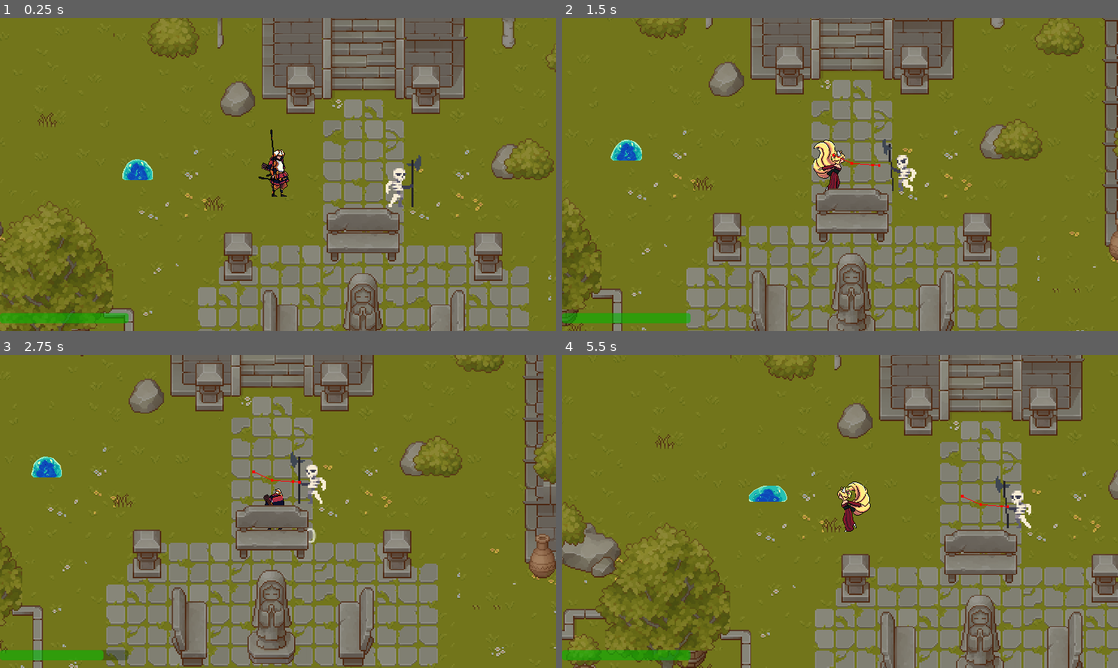
Above: before the commit, frames 1-4 (two rows, left to right).
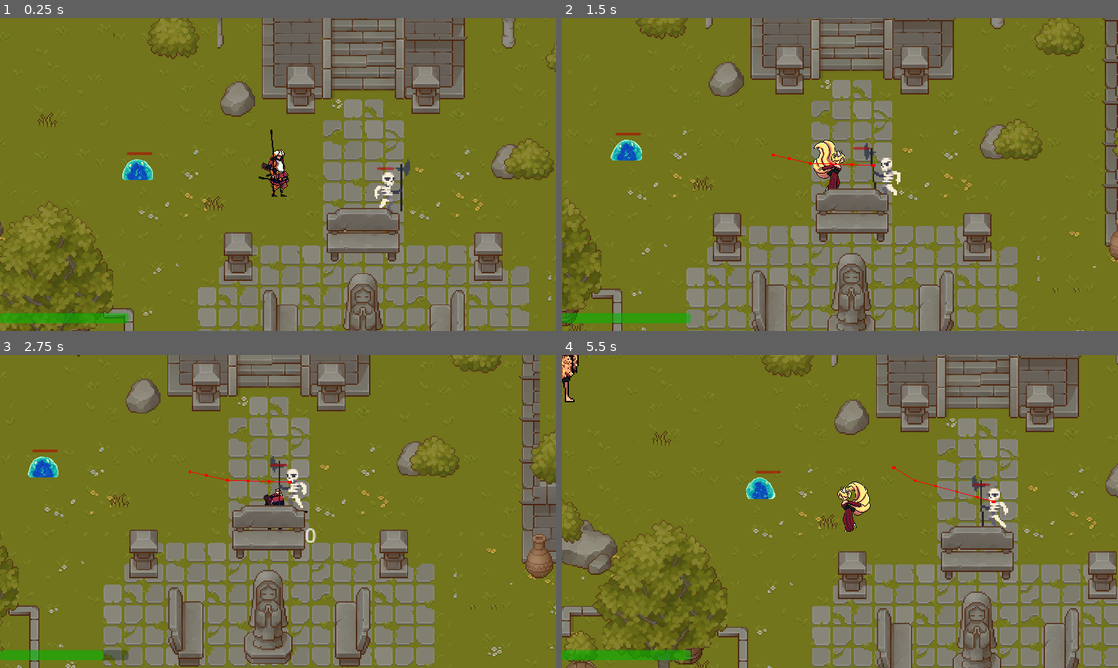
Above: after the commit, the same moments.

Repository: AugustanaCSC380January2024/final-game-jeager
Game: Godot game, scene res://scenes/levels/level_1.tscn
Same seed, same stepped clock (60 frames per second), same inputs: the game is played once before the commit and once after it.
Inputs:
- Up to frame 1 (0.25 s): no input
- Up to frame 2 (1.5 s): hold D (move right) 0.53-1.28 s; tap 1 (character 1 selected) at 0.6 s; tap 2 (character 2 selected) at 0.8, 1.35 s; hold S (move down) from 1.28 s (still down)
- Up to frame 3 (2.75 s): tap 3 (character 3 selected) at 1.55, 2.1 s; release S (move down) at 2.03 s; hold D (move right) from 2.03 s (still down); tap 1 (character 1 selected) at 2.3 s
- Up to frame 4 (5.5 s): release D (move right) at 2.78 s; hold W (move up) 2.78-3.53 s; tap 1 (character 1 selected) at 2.85, 4.55 s; tap 2 (character 2 selected) at 3.05, 3.6, 5.3 s; hold A (move left) 3.53-5.03 s; tap 3 (character 3 selected) at 3.8, 4.35 s; hold S (move down) from 5.03 s (still down); tap Space (normal attack) at 5.1 s

The runs differ from the first frame. In frame 1, 0.6% of the frame differs, in the area x 22-76%, y 42-62%; in frame 2, 0.8%; in frame 3, 15%; in frame 4, 22%, in the area x 0-100%, y 0-100%.

Commit message:
added health bar to enemies

Diff:
--- a/scenes/enemy/boss/yassop.tscn
+++ b/scenes/enemy/boss/yassop.tscn
@@ -1,5 +1,6 @@
-[gd_scene load_steps=67 format=3 uid="uid://dsyrshve25ask"]
-
+[gd_scene load_steps=76 format=3 uid="uid://dsyrshve25ask"]
+
+[ext_resource type="Script" path="res://scripts/enemy.gd" id="1_qxagm"]
 [ext_resource type="Texture2D" uid="uid://dkvpiitojftyl" path="res://assets/Skins/Boss skins/Yassop/Attack_1.png" id="1_vxqcn"]
 [ext_resource type="Texture2D" uid="uid://dfmuuxtwl6tqm" path="res://assets/Skins/Boss skins/Yassop/Attack_2.png" id="2_yq2f7"]
 [ext_resource type="Texture2D" uid="uid://71sr2rkpeqrn" path="res://assets/Skins/Boss skins/Yassop/Dart.png" id="3_ojxwh"]
@@ -10,6 +11,32 @@
 [ext_resource type="Texture2D" uid="uid://cs3ma2lga5ds5" path="res://assets/Skins/Boss skins/Yassop/Jump.png" id="8_a4cx6"]
 [ext_resource type="Texture2D" uid="uid://dm1oc1or538qf" path="res://assets/Skins/Boss skins/Yassop/Run.png" id="9_sgid3"]
 [ext_resource type="Texture2D" uid="uid://ctmbvsy4a0l5n" path="res://assets/Skins/Boss skins/Yassop/Shot.png" id="10_4x5bd"]
+[ext_resource type="PackedScene" uid="uid://7vc7f2i1a2k0" path="res://scenes/enemy/player_detection_area.tscn" id="11_ies3u"]
+[ext_resource type="PackedScene" uid="uid://uwslpr5x07yc" path="res://scenes/ui/health_bar.tscn" id="13_try08"]
+
+[sub_resource type="AtlasTexture" id="AtlasTexture_irnxu"]
+atlas = ExtResource("1_vxqcn")
+region = Rect2(0, 0, 96, 96)
+
+[sub_resource type="AtlasTexture" id="AtlasTexture_yxlrh"]
+atlas = ExtResource("1_vxqcn")
+region = Rect2(96, 0, 96, 96)
+
+[sub_resource type="AtlasTexture" id="AtlasTexture_tjdyy"]
+atlas = ExtResource("1_vxqcn")
+region = Rect2(192, 0, 96, 96)
+
+[sub_resource type="AtlasTexture" id="AtlasTexture_1xiku"]
+atlas = ExtResource("1_vxqcn")
+region = Rect2(288, 0, 96, 96)
+
+[sub_resource type="AtlasTexture" id="AtlasTexture_wh8d3"]
+atlas = ExtResource("1_vxqcn")
+region = Rect2(384, 0, 96, 96)
+
+[sub_resource type="AtlasTexture" id="AtlasTexture_1i0v0"]
+atlas = ExtResource("1_vxqcn")
+region = Rect2(480, 0, 96, 96)
 
 [sub_resource type="AtlasTexture" id="AtlasTexture_i6bek"]
 atlas = ExtResource("1_vxqcn")
@@ -175,6 +202,30 @@
 atlas = ExtResource("8_a4cx6")
 region = Rect2(672, 0, 96, 96)
 
+[sub_resource type="AtlasTexture" id="AtlasTexture_an2nk"]
+atlas = ExtResource("10_4x5bd")
+region = Rect2(0, 0, 96, 96)
+
+[sub_resource type="AtlasTexture" id="AtlasTexture_3ftoy"]
+atlas = ExtResource("10_4x5bd")
+region = Rect2(96, 0, 96, 96)
+
+[sub_resource type="AtlasTexture" id="AtlasTexture_tj7me"]
+atlas = ExtResource("10_4x5bd")
+region = Rect2(192, 0, 96, 96)
+
+[sub_resource type="AtlasTexture" id="AtlasTexture_mu8wo"]
+atlas = ExtResource("10_4x5bd")
+region = Rect2(288, 0, 96, 96)
+
+[sub_resource type="AtlasTexture" id="AtlasTexture_p17hh"]
+atlas = ExtResource("10_4x5bd")
+region = Rect2(384, 0, 96, 96)
+
+[sub_resource type="AtlasTexture" id="AtlasTexture_lxo3g"]
+atlas = ExtResource("10_4x5bd")
+region = Rect2(480, 0, 96, 96)
+
 [sub_resource type="AtlasTexture" id="AtlasTexture_rghcq"]
 atlas = ExtResource("9_sgid3")
 region = Rect2(0, 0, 96, 96)
@@ -199,34 +250,33 @@
 atlas = ExtResource("9_sgid3")
 region = Rect2(480, 0, 96, 96)
 
-[sub_resource type="AtlasTexture" id="AtlasTexture_an2nk"]
-atlas = ExtResource("10_4x5bd")
-region = Rect2(0, 0, 96, 96)
-
-[sub_resource type="AtlasTexture" id="AtlasTexture_3ftoy"]
-atlas = ExtResource("10_4x5bd")
-region = Rect2(96, 0, 96, 96)
-
-[sub_resource type="AtlasTexture" id="AtlasTexture_tj7me"]
-atlas = ExtResource("10_4x5bd")
-region = Rect2(192, 0, 96, 96)
-
-[sub_resource type="AtlasTexture" id="AtlasTexture_mu8wo"]
-atlas = ExtResource("10_4x5bd")
-region = Rect2(288, 0, 96, 96)
-
-[sub_resource type="AtlasTexture" id="AtlasTexture_p17hh"]
-atlas = ExtResource("10_4x5bd")
-region = Rect2(384, 0, 96, 96)
-
-[sub_resource type="AtlasTexture" id="AtlasTexture_lxo3g"]
-atlas = ExtResource("10_4x5bd")
-region = Rect2(480, 0, 96, 96)
-
 [sub_resource type="SpriteFrames" id="SpriteFrames_kuamb"]
 animations = [{
 "frames": [{
 "duration": 1.0,
+"texture": SubResource("AtlasTexture_irnxu")
+}, {
+"duration": 1.0,
+"texture": SubResource("AtlasTexture_yxlrh")
+}, {
+"duration": 1.0,
+"texture": SubResource("AtlasTexture_tjdyy")
+}, {
+"duration": 1.0,
+"texture": SubResource("AtlasTexture_1xiku")
+}, {
+"duration": 1.0,
+"texture": SubResource("AtlasTexture_wh8d3")
+}, {
+"duration": 1.0,
+"texture": SubResource("AtlasTexture_1i0v0")
+}],
+"loop": false,
+"name": &"attack",
+"speed": 5.0
+}, {
+"frames": [{
+"duration": 1.0,
 "texture": SubResource("AtlasTexture_i6bek")
 }, {
 "duration": 1.0,
@@ -287,7 +337,7 @@
 "texture": SubResource("AtlasTexture_ybgnp")
 }],
 "loop": false,
-"name": &"dead",
+"name": &"death",
 "speed": 5.0
 }, {
 "frames": [{
@@ -395,6 +445,29 @@
 }, {
 "frames": [{
 "duration": 1.0,
+"texture": SubResource("AtlasTexture_an2nk")
+}, {
+"duration": 1.0,
+"texture": SubResource("AtlasTexture_3ftoy")
+}, {
+"duration": 1.0,
+"texture": SubResource("AtlasTexture_tj7me")
+}, {
+"duration": 1.0,
+"texture": SubResource("AtlasTexture_mu8wo")
+}, {
+"duration": 1.0,
+"texture": SubResource("AtlasTexture_p17hh")
+}, {
+"duration": 1.0,
+"texture": SubResource("AtlasTexture_lxo3g")
+}],
+"loop": false,
+"name": &"shoot",
+"speed": 5.0
+}, {
+"frames": [{
+"duration": 1.0,
 "texture": SubResource("AtlasTexture_rghcq")
 }, {
 "duration": 1.0,
@@ -413,30 +486,7 @@
 "texture": SubResource("AtlasTexture_tsg5m")
 }],
 "loop": false,
-"name": &"run",
-"speed": 5.0
-}, {
-"frames": [{
-"duration": 1.0,
-"texture": SubResource("AtlasTexture_an2nk")
-}, {
-"duration": 1.0,
-"texture": SubResource("AtlasTexture_3ftoy")
-}, {
-"duration": 1.0,
-"texture": SubResource("AtlasTexture_tj7me")
-}, {
-"duration": 1.0,
-"texture": SubResource("AtlasTexture_mu8wo")
-}, {
-"duration": 1.0,
-"texture": SubResource("AtlasTexture_p17hh")
-}, {
-"duration": 1.0,
-"texture": SubResource("AtlasTexture_lxo3g")
-}],
-"loop": false,
-"name": &"shoot",
+"name": &"walk",
 "speed": 5.0
 }]
 
@@ -445,10 +495,18 @@
 height = 118.0
 
 [sub_resource type="CapsuleShape2D" id="CapsuleShape2D_30ld4"]
-radius = 34.0
-height = 112.0
+radius = 65.0
+height = 130.0
 
 [node name="Yassop" type="CharacterBody2D"]
+texture_filter = 1
+collision_layer = 2
+collision_mask = 7
+script = ExtResource("1_qxagm")
+max_health_points = 150
+health_points = 150
+damage = 40
+player_detection_range = 5
 
 [node name="AnimatedSprite2D" type="AnimatedSprite2D" parent="."]
 texture_filter = 1
@@ -458,16 +516,28 @@
 animation = &"idle"
 autoplay = "idle"
 
-[node name="CollisionShape2D" type="CollisionShape2D" parent="."]
+[node name="collision_box" type="CollisionShape2D" parent="."]
 position = Vector2(11, -10)
 shape = SubResource("CapsuleShape2D_kichj")
 
-[node name="attack_hitbox" type="CollisionShape2D" parent="."]
-position = Vector2(71, -13)
+[node name="damage_hit_box" type="Area2D" parent="."]
+
+[node name="damage_area" type="CollisionShape2D" parent="damage_hit_box"]
+position = Vector2(73, -5)
 shape = SubResource("CapsuleShape2D_30ld4")
 
-[node name="damage_taken" type="Label" parent="."]
-offset_left = -14.0
-offset_top = -107.0
-offset_right = 26.0
-offset_bottom = -84.0
+[node name="player_detection_area" parent="." instance=ExtResource("11_ies3u")]
+
+[node name="attack_cooldown_timer" type="Timer" parent="."]
+wait_time = 2.0
+one_shot = true
+
+[node name="NavigationAgent2D" type="NavigationAgent2D" parent="."]
+
+[node name="health_bar" parent="." node_paths=PackedStringArray("character") instance=ExtResource("13_try08")]
+modulate = Color(1, 0, 0, 1)
+offset_left = -30.0
+offset_top = -86.0
+offset_right = 44.0
+offset_bottom = -82.0
+character = NodePath("..")
--- a/scenes/enemy/normal enemy/skeleton.tscn
+++ b/scenes/enemy/normal enemy/skeleton.tscn
@@ -6,6 +6,7 @@
 [ext_resource type="Texture2D" uid="uid://cki1qhsbbgkm0" path="res://assets/Skins/Small enemies/Skeleton/Sprite Sheets/Skeleton Hit.png" id="4_qktl0"]
 [ext_resource type="Texture2D" uid="uid://du6dvnxm17hne" path="res://assets/Skins/Small enemies/Skeleton/Sprite Sheets/Skeleton Idle.png" id="4_ya4i1"]
 [ext_resource type="Texture2D" uid="uid://dl8ncruquavvs" path="res://assets/Skins/Small enemies/Skeleton/Sprite Sheets/Skeleton Walk.png" id="6_brtyd"]
+[ext_resource type="PackedScene" uid="uid://uwslpr5x07yc" path="res://scenes/ui/health_bar.tscn" id="8_lw8y2"]
 [ext_resource type="PackedScene" uid="uid://7vc7f2i1a2k0" path="res://scenes/enemy/player_detection_area.tscn" id="9_nstoc"]
 
 [sub_resource type="AtlasTexture" id="AtlasTexture_xl22o"]
@@ -37,6 +38,70 @@
 region = Rect2(258, 0, 43, 37)
 
 [sub_resource type="AtlasTexture" id="AtlasTexture_mrm8g"]
+atlas = ExtResource("1_fn3bg")
+region = Rect2(301, 0, 43, 37)
+
+[sub_resource type="AtlasTexture" id="AtlasTexture_i0hsa"]
+atlas = ExtResource("1_fn3bg")
+region = Rect2(0, 0, 43, 37)
+
+[sub_resource type="AtlasTexture" id="AtlasTexture_om6k6"]
+atlas = ExtResource("1_fn3bg")
+region = Rect2(43, 0, 43, 37)
+
+[sub_resource type="AtlasTexture" id="AtlasTexture_3ru24"]
+atlas = ExtResource("1_fn3bg")
+region = Rect2(86, 0, 43, 37)
+
+[sub_resource type="AtlasTexture" id="AtlasTexture_lafmf"]
+atlas = ExtResource("1_fn3bg")
+region = Rect2(129, 0, 43, 37)
+
+[sub_resource type="AtlasTexture" id="AtlasTexture_2s1h4"]
+atlas = ExtResource("1_fn3bg")
+region = Rect2(172, 0, 43, 37)
+
+[sub_resource type="AtlasTexture" id="AtlasTexture_4pi8s"]
+atlas = ExtResource("1_fn3bg")
+region = Rect2(215, 0, 43, 37)
+
+[sub_resource type="AtlasTexture" id="AtlasTexture_ylsj1"]
+atlas = ExtResource("1_fn3bg")
+region = Rect2(258, 0, 43, 37)
+
+[sub_resource type="AtlasTexture" id="AtlasTexture_v3mhc"]
+atlas = ExtResource("1_fn3bg")
+region = Rect2(301, 0, 43, 37)
+
+[sub_resource type="AtlasTexture" id="AtlasTexture_hy3hl"]
+atlas = ExtResource("1_fn3bg")
+region = Rect2(0, 0, 43, 37)
+
+[sub_resource type="AtlasTexture" id="AtlasTexture_adbu4"]
+atlas = ExtResource("1_fn3bg")
+region = Rect2(43, 0, 43, 37)
+
+[sub_resource type="AtlasTexture" id="AtlasTexture_1oqe2"]
+atlas = ExtResource("1_fn3bg")
+region = Rect2(86, 0, 43, 37)
+
+[sub_resource type="AtlasTexture" id="AtlasTexture_7kk4c"]
+atlas = ExtResource("1_fn3bg")
+region = Rect2(129, 0, 43, 37)
+
+[sub_resource type="AtlasTexture" id="AtlasTexture_83ea3"]
+atlas = ExtResource("1_fn3bg")
+region = Rect2(172, 0, 43, 37)
+
+[sub_resource type="AtlasTexture" id="AtlasTexture_8kq1a"]
+atlas = ExtResource("1_fn3bg")
+region = Rect2(215, 0, 43, 37)
+
+[sub_resource type="AtlasTexture" id="AtlasTexture_q6fjc"]
+atlas = ExtResource("1_fn3bg")
+region = Rect2(258, 0, 43, 37)
+
+[sub_resource type="AtlasTexture" id="AtlasTexture_4rdyb"]
 atlas = ExtResource("1_fn3bg")
 region = Rect2(301, 0, 43, 37)
 
@@ -257,6 +322,64 @@
 }],
 "loop": false,
 "name": &"attack",
+"speed": 8.0
+}, {
+"frames": [{
+"duration": 1.0,
+"texture": SubResource("AtlasTexture_i0hsa")
+}, {
+"duration": 1.0,
+"texture": SubResource("AtlasTexture_om6k6")
+}, {
+"duration": 1.0,
+"texture": SubResource("AtlasTexture_3ru24")
+}, {
+"duration": 1.0,
+"texture": SubResource("AtlasTexture_lafmf")
+}, {
+"duration": 1.0,
+"texture": SubResource("AtlasTexture_2s1h4")
+}, {
+"duration": 1.0,
+"texture": SubResource("AtlasTexture_4pi8s")
+}, {
+"duration": 1.0,
+"texture": SubResource("AtlasTexture_ylsj1")
+}, {
+"duration": 1.0,
+"texture": SubResource("AtlasTexture_v3mhc")
+}],
+"loop": false,
+"name": &"attack 1",
+"speed": 8.0
+}, {
+"frames": [{
+"duration": 1.0,
+"texture": SubResource("AtlasTexture_hy3hl")
+}, {
+"duration": 1.0,
+"texture": SubResource("AtlasTexture_adbu4")
+}, {
+"duration": 1.0,
+"texture": SubResource("AtlasTexture_1oqe2")
+}, {
+"duration": 1.0,
+"texture": SubResource("AtlasTexture_7kk4c")
+}, {
+"duration": 1.0,
+"texture": SubResource("AtlasTexture_83ea3")
+}, {
+"duration": 1.0,
+"texture": SubResource("AtlasTexture_8kq1a")
+}, {
+"duration": 1.0,
+"texture": SubResource("AtlasTexture_q6fjc")
+}, {
+"duration": 1.0,
+"texture": SubResource("AtlasTexture_4rdyb")
+}],
+"loop": false,
+"name": &"attack 2",
 "speed": 8.0
 }, {
 "frames": [{
@@ -422,37 +545,41 @@
 }]
 
 [sub_resource type="CapsuleShape2D" id="CapsuleShape2D_1u1at"]
-radius = 1.06667
-height = 5.42857
+radius = 2.66667
+height = 16.6667
 
 [sub_resource type="CircleShape2D" id="CircleShape2D_aybog"]
-radius = 16.6373
+radius = 32.0156
 
 [node name="skeleton" type="CharacterBody2D"]
-scale = Vector2(2.5, 2.5)
+texture_filter = 1
+position = Vector2(19, -9)
 collision_layer = 2
 collision_mask = 7
 motion_mode = 1
 wall_min_slide_angle = 0.0
 script = ExtResource("1_xdgel")
+player_detection_range = 3
 
 [node name="AnimatedSprite2D" type="AnimatedSprite2D" parent="."]
 texture_filter = 1
-position = Vector2(4.4, -2.8)
+position = Vector2(-6, -5.68434e-14)
+scale = Vector2(2.5, 2.5)
 sprite_frames = SubResource("SpriteFrames_l0gp6")
-animation = &"attack"
+animation = &"idle"
 autoplay = "idle"
 
 [node name="collision_box" type="CollisionShape2D" parent="."]
-position = Vector2(-1.19209e-07, 1.42857)
+position = Vector2(-16, 5)
 scale = Vector2(3, 3)
 shape = SubResource("CapsuleShape2D_1u1at")
 
 [node name="damage_hit_box" type="Area2D" parent="."]
+position = Vector2(-14, 0)
 collision_layer = 2
 
 [node name="damage_area" type="CollisionShape2D" parent="damage_hit_box"]
-position = Vector2(11.6, 2)
+position = Vector2(13, 9)
 rotation = 1.309
 shape = SubResource("CircleShape2D_aybog")
 
@@ -464,3 +591,11 @@
 [node name="attack_cooldown_timer" type="Timer" parent="."]
 wait_time = 2.0
 one_shot = true
+
+[node name="health_bar" parent="." node_paths=PackedStringArray("character") instance=ExtResource("8_lw8y2")]
+modulate = Color(1, 0, 0, 1)
+offset_left = -32.0
+offset_top = -28.0
+offset_right = -6.0
+offset_bottom = -24.0
+character = NodePath("..")
--- a/scenes/enemy/normal enemy/slime.tscn
+++ b/scenes/enemy/normal enemy/slime.tscn
@@ -9,6 +9,7 @@
 [ext_resource type="Texture2D" uid="uid://esitlm2vh176" path="res://assets/Skins/Small enemies/Blue_Slime/Run+Attack.png" id="6_pat5d"]
 [ext_resource type="Texture2D" uid="uid://mtj8hxlewv2b" path="res://assets/Skins/Small enemies/Blue_Slime/Run.png" id="7_0lh1y"]
 [ext_resource type="Texture2D" uid="uid://bjj3naocfgve0" path="res://assets/Skins/Small enemies/Blue_Slime/Hurt.png" id="8_64lvo"]
+[ext_resource type="PackedScene" uid="uid://uwslpr5x07yc" path="res://scenes/ui/health_bar.tscn" id="11_bn6cn"]
 [ext_resource type="PackedScene" uid="uid://7vc7f2i1a2k0" path="res://scenes/enemy/player_detection_area.tscn" id="11_jwrf6"]
 
 [sub_resource type="AtlasTexture" id="AtlasTexture_11yxa"]
@@ -252,7 +253,7 @@
 "texture": SubResource("AtlasTexture_0fbmr")
 }],
 "loop": false,
-"name": &"attack 3",
+"name": &"attack 2",
 "speed": 5.0
 }, {
 "frames": [{
@@ -353,7 +354,7 @@
 "texture": SubResource("AtlasTexture_wacbg")
 }],
 "loop": false,
-"name": &"jump",
+"name": &"walk",
 "speed": 5.0
 }, {
 "frames": [{
@@ -379,7 +380,7 @@
 "texture": SubResource("AtlasTexture_m3l5h")
 }],
 "loop": false,
-"name": &"walk",
+"name": &"walk 1",
 "speed": 5.0
 }]
 
@@ -416,7 +417,7 @@
 collision_layer = 2
 
 [node name="damage_area" type="CollisionShape2D" parent="damage_hit_box"]
-position = Vector2(11.6, 2)
+position = Vector2(-1, 4)
 rotation = 1.309
 shape = SubResource("CircleShape2D_1h8ny")
 
@@ -428,3 +429,11 @@
 [node name="attack_cooldown_timer" type="Timer" parent="."]
 wait_time = 2.0
 one_shot = true
+
+[node name="health_bar" parent="." node_paths=PackedStringArray("character") instance=ExtResource("11_bn6cn")]
+modulate = Color(1, 0, 0, 1)
+offset_left = -19.0
+offset_top = -26.0
+offset_right = 20.0
+offset_bottom = -22.0
+character = NodePath("..")
--- a/scenes/levels/level_1.tscn
+++ b/scenes/levels/level_1.tscn
@@ -8,6 +8,7 @@
 [ext_resource type="PackedScene" uid="uid://n20hkt6h5ost" path="res://scenes/players/hayate.tscn" id="5_8o2p0"]
 [ext_resource type="PackedScene" uid="uid://cvjtbx5vno36k" path="res://scenes/enemy/normal enemy/slime.tscn" id="6_y3iqg"]
 [ext_resource type="PackedScene" uid="uid://uwslpr5x07yc" path="res://scenes/ui/health_bar.tscn" id="8_ptpph"]
+[ext_resource type="PackedScene" uid="uid://dsyrshve25ask" path="res://scenes/enemy/boss/yassop.tscn" id="9_0hrvm"]
 
 [node name="Level 1" type="Node2D"]
 script = ExtResource("1_7f6hn")
@@ -18,27 +19,32 @@
 [node name="Players" type="Node" parent="."]
 
 [node name="saber" parent="Players" instance=ExtResource("4_jpfrt")]
-position = Vector2(320, -399)
+position = Vector2(919, -1632)
 
 [node name="hayate" parent="Players" instance=ExtResource("5_8o2p0")]
 position = Vector2(349, 307)
 
 [node name="miko" parent="Players" instance=ExtResource("3_q1siq")]
-position = Vector2(508, -457)
-
-[node name="skeleton" parent="." instance=ExtResource("2_7wrks")]
-position = Vector2(533, 324)
-
-[node name="slime" parent="." instance=ExtResource("6_y3iqg")]
-position = Vector2(136, 299)
+position = Vector2(561, -1651)
 
 [node name="CanvasLayer" type="CanvasLayer" parent="."]
 
-[node name="health_bar" parent="CanvasLayer" node_paths=PackedStringArray("Player") instance=ExtResource("8_ptpph")]
+[node name="health_bar" parent="CanvasLayer" node_paths=PackedStringArray("character") instance=ExtResource("8_ptpph")]
 offset_left = 0.0
 offset_top = 679.0
 offset_right = -984.0
 offset_bottom = -18.0
-Player = NodePath("../../Players/hayate")
+character = NodePath("../../Players/hayate")
+
+[node name="Enemies" type="Node" parent="."]
+
+[node name="skeleton" parent="Enemies" instance=ExtResource("2_7wrks")]
+position = Vector2(533, 324)
+
+[node name="slime" parent="Enemies" instance=ExtResource("6_y3iqg")]
+position = Vector2(136, 299)
+
+[node name="Yassop" parent="Enemies" instance=ExtResource("9_0hrvm")]
+position = Vector2(-166, 104)
 
 [editable path="Players/hayate"]
--- a/scripts/UI/health_bar.gd
+++ b/scripts/UI/health_bar.gd
@@ -1,10 +1,10 @@
 extends ProgressBar
 class_name HealthBar
 
-@export var Player: CharacterBody2D
+@export var character: CharacterBody2D
 
 func _ready():
-	Player.connect("health_changed", update_health_bar)
+	character.connect("health_changed", update_health_bar)
 	update_health_bar()
 
 # Called every frame. 'delta' is the elapsed time since the previous frame.
@@ -12,12 +12,12 @@
 	pass
 
 func update_health_bar():
-	if Player:
-		var health_ratio : float = float(Player.health_points) / float(Player.max_health_points)
+	if character:
+		var health_ratio : float = float(character.health_points) / float(character.max_health_points)
 		# Set the progress bar value based on the ratio
 		value = health_ratio*100
 
 func change_player(new_player):
-	Player = new_player
-	Player.connect("health_changed", update_health_bar)
+	character = new_player
+	character.connect("health_changed", update_health_bar)
 	update_health_bar()
--- a/scripts/enemy.gd
+++ b/scripts/enemy.gd
@@ -12,6 +12,7 @@
 @onready var nav_agent := $NavigationAgent2D as NavigationAgent2D
 @onready var attack_cooldown_timer = $attack_cooldown_timer
 
+
 @export var level_tolerance = 1
 @export var player: CharacterBody2D
 @export var max_health_points = 100
@@ -23,8 +24,10 @@
 
 var animation_playing = false
 var player_in_damage_hit_box: CharacterBody2D
+var attacks = ["attack", "attack 1", "attack 2"]
 
 signal enemy_death
+signal health_changed
 
 func _ready():
 	animated_sprite.animation_finished.connect(_on_animated_sprite_2d_animation_finished)
@@ -39,9 +42,9 @@
 func _physics_process(delta):
 	var dir = to_local(nav_agent.get_next_path_position()).normalized()
 	if !animation_playing:
-		if player_in_damage_hit_box != null:
+		if player_in_damage_hit_box != null and player != DEFAULT_PLAYER:
 			if (attack_cooldown_timer.is_stopped()):
-				animated_sprite.play("attack")
+				animated_sprite.play(attacks[randi_range(0, 2)])
 				attack_cooldown_timer.start()
 				animation_playing = true
 			else:
@@ -69,6 +72,7 @@
 func take_damage(damage):
 	health_points -= damage
 	spawn_dmgIndicator(damage)
+	health_changed.emit()
 	if (health_points <= 0):
 		animation_playing = true
 		animated_sprite.play("death")
@@ -92,7 +96,7 @@
 	if animated_sprite.animation == "death":
 		enemy_death.emit(global_position)
 		queue_free()
-	elif animated_sprite.animation == "attack":
+	elif "attack" in animated_sprite.animation:
 		if player_in_damage_hit_box != null:
 			player_in_damage_hit_box.take_damage(damage)
 	elif animated_sprite.animation == "death":
--- a/scripts/level.gd
+++ b/scripts/level.gd
@@ -35,6 +35,8 @@
 		curr_player.remove_child(camera)
 		new_player.add_child(camera)
 		curr_player = new_player
+		health_bar.character = curr_player
+		health_bar.update_health_bar()
 		health_bar.change_player(curr_player)
 		curr_player.visible = true
 		curr_player.set_stop_movement(false)
Not shown: 1 places in scenes/enemy/normal enemy/skeleton.tscn that only renumber resources
Not shown: 1 places in scenes/enemy/normal enemy/slime.tscn that only renumber resources
Not shown: 1 places in scenes/levels/level_1.tscn that only renumber resources
